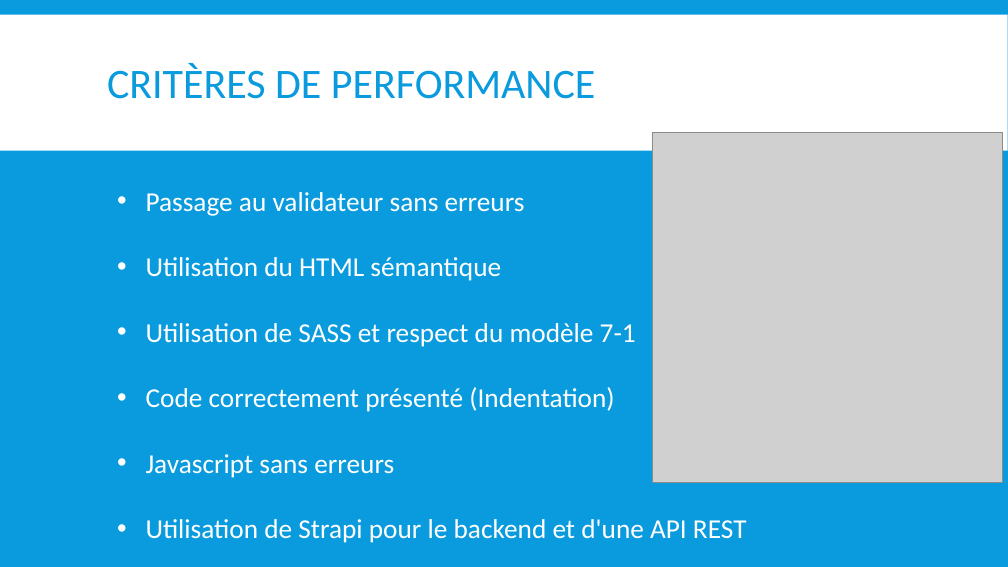
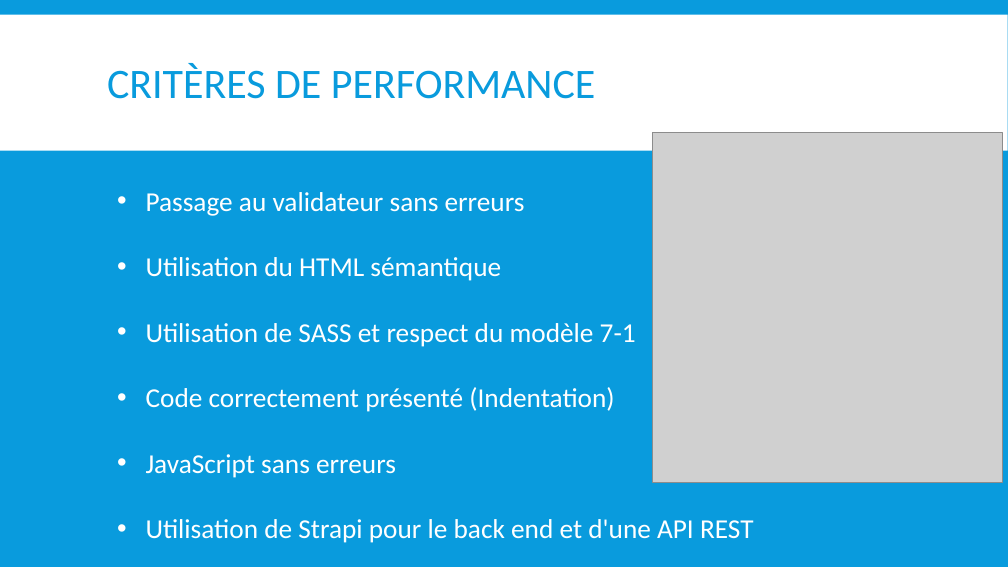
Before and after one commit to GrischK/EuroVelo-5, a slide deck: slide 5 of Ressources/Présentation Projet/Vélodyssée.pptx. Drawn at 1008x567 pixels with LibreOffice and Linux fonts; fonts in the diff are those of the drawing; grey boxes stand for pictures. Boxes give left, top, right and bottom in pixels: in the first picture for what was removed or moved away, otherwise in the second. Text is boxed around its words. In the diff, an @@ line names an element or a change of style, - is before the commit and + after.

```diff
--- a/Ressources/Présentation Projet/Vélodyssée.pptx
+++ b/Ressources/Présentation Projet/Vélodyssée.pptx
@@ text at bbox=[146, 454, 754, 543]: text changed @@
-• Javascript sans erreurs
-• Utilisation de Strapi pour le backend et d'une API REST
+• JavaScript sans erreurs
+• Utilisation de Strapi pour le back end et d'une API REST
```
Also in this commit, not shown: 2 other slides changed, 2 slides added, 1 slide removed.
